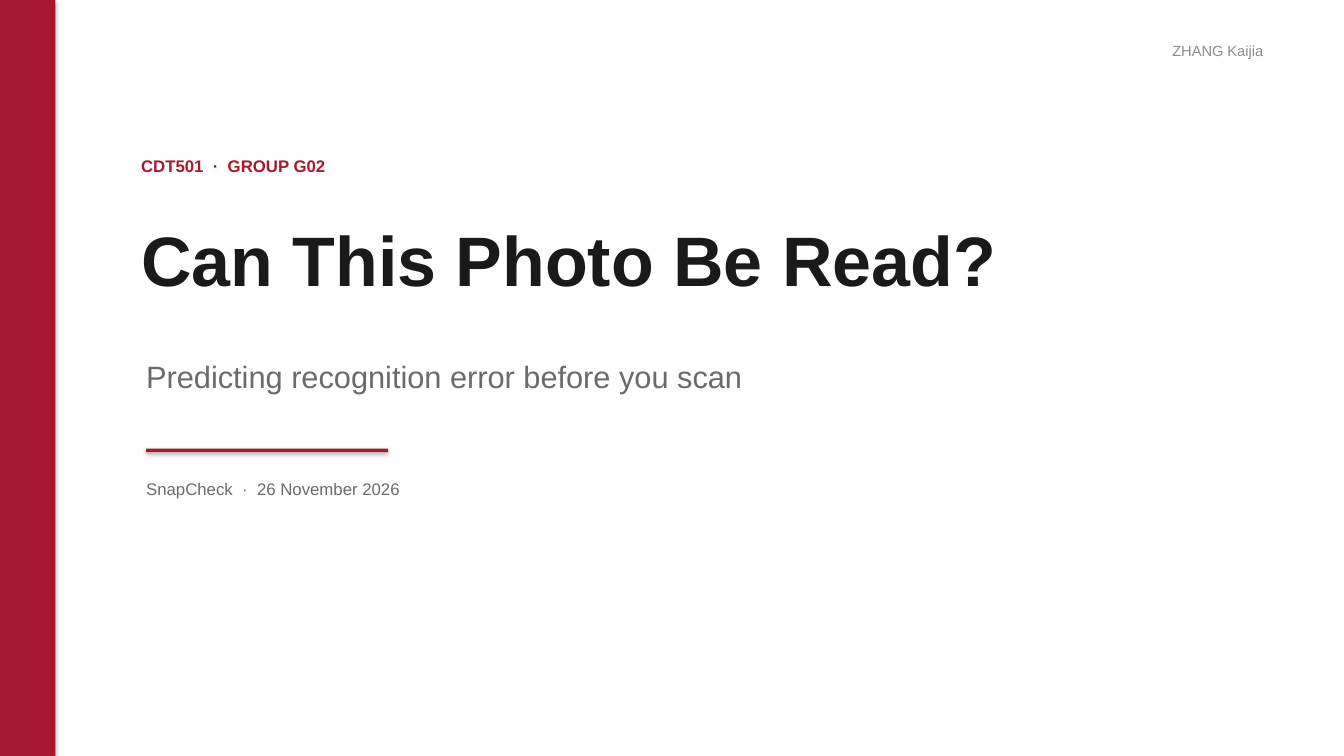
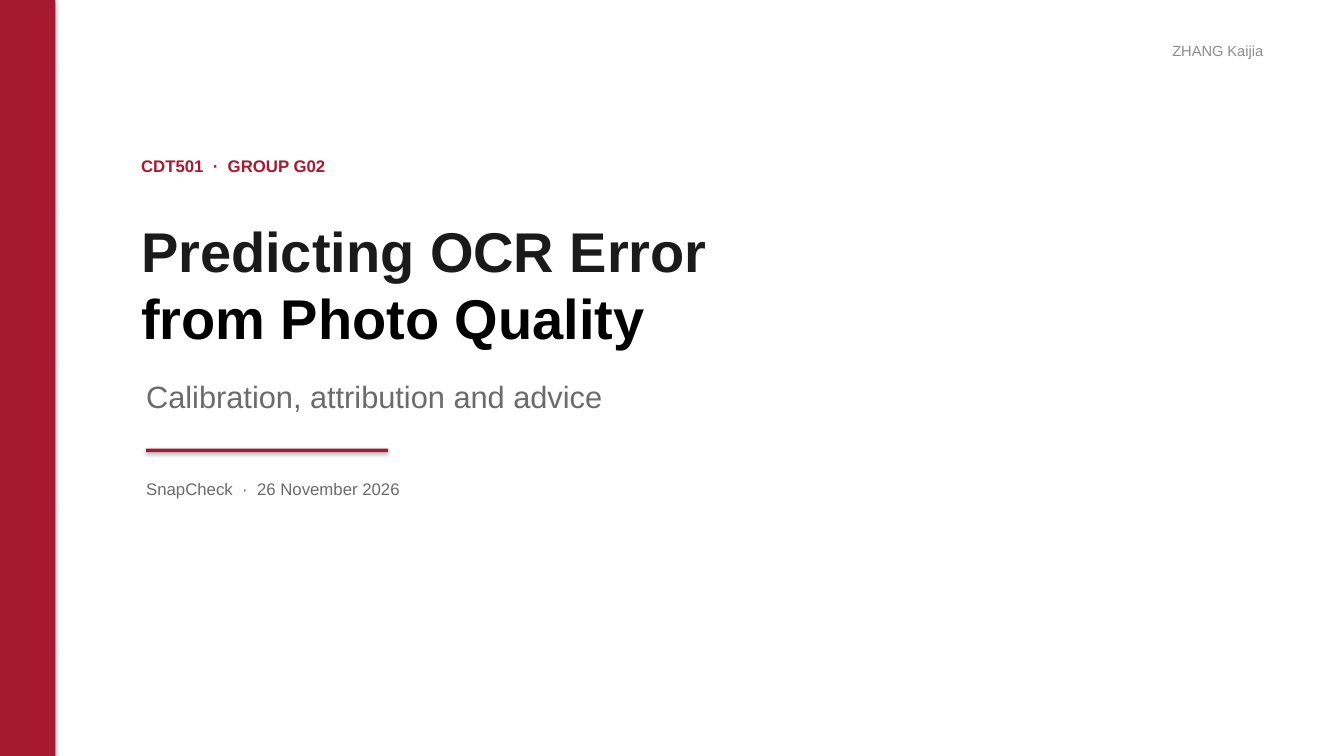
Before and after one commit to n0thing0717zkj-code/CDT501_SnapCheck, a slide deck: slide 1 of docs/CDT501_SnapCheck_Slides.pptx. Drawn at 1344x756 pixels with LibreOffice and Linux fonts; fonts in the diff are those of the drawing. Boxes give left, top, right and bottom in pixels: in the first picture for what was removed or moved away, otherwise in the second. Text is boxed around its words. In the diff, an @@ line names an element or a change of style, - is before the commit and + after.

Commit message:
New report title and cover: Predicting OCR Error from Photo Quality

```diff
--- a/docs/CDT501_SnapCheck_Slides.pptx
+++ b/docs/CDT501_SnapCheck_Slides.pptx
@@ text at box(141, 231, 707, 349): text changed; size 50 to 40 pt @@
-Can This Photo Be Read?
+Predicting OCR Error
+from Photo Quality
@@ text at box(146, 385, 602, 412): text changed @@
-Predicting recognition error before you scan
+Calibration, attribution and advice
```
Also in this commit, not shown: 2 other files.
